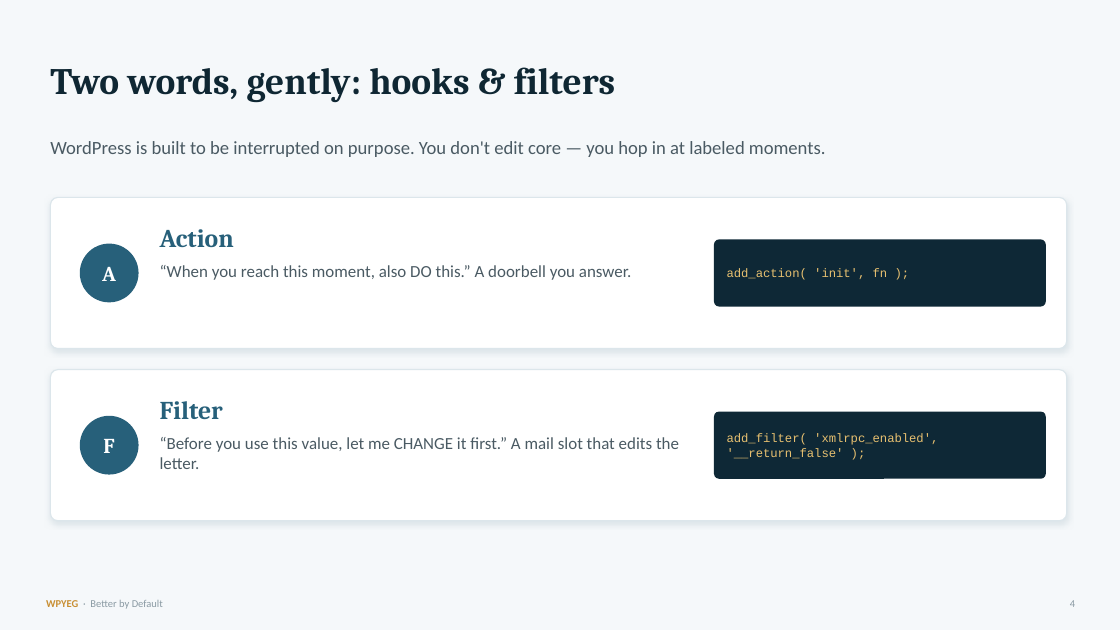
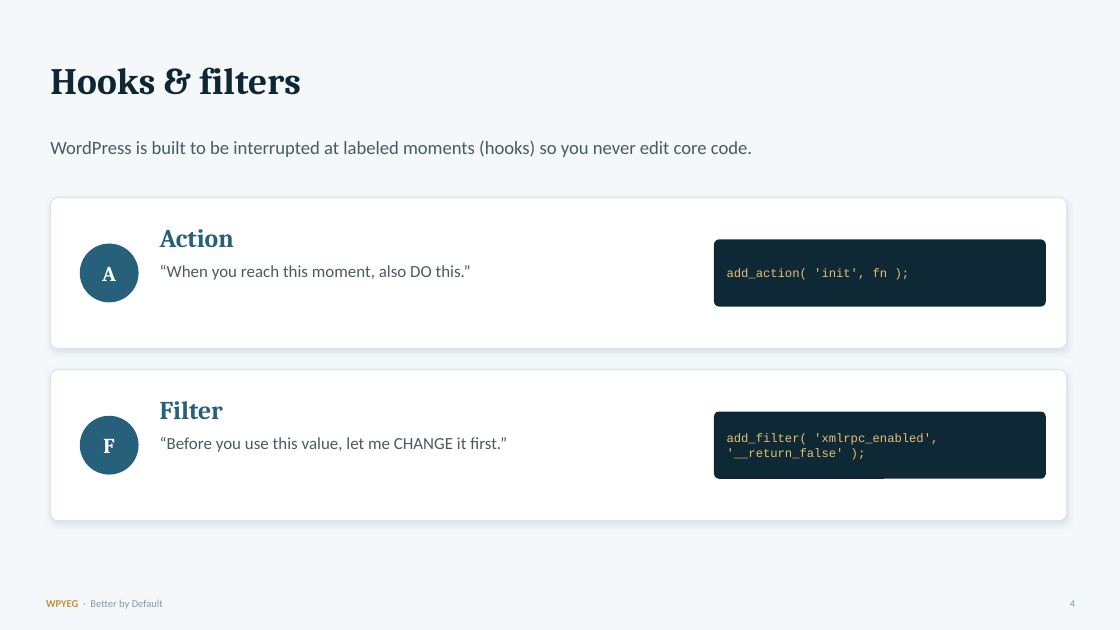
Before and after one commit to WPYEG/Better-by-Default, a slide deck: slide 4 of workshop/Better-by-Default.pptx. Drawn at 1120x630 pixels with LibreOffice and Linux fonts; fonts in the diff are those of the drawing. Boxes give left, top, right and bottom in pixels: in the first picture for what was removed or moved away, otherwise in the second. Text is boxed around its words. In the diff, an @@ line names an element or a change of style, - is before the commit and + after.

```diff
--- a/workshop/Better-by-Default.pptx
+++ b/workshop/Better-by-Default.pptx
@@ text at (50,67,300,95): text changed @@
-Two words, gently: hooks & filters
+Hooks & filters
@@ text at (50,140,752,157): text changed @@
-WordPress is built to be interrupted on purpose. You don't edit core — you hop in at labeled moments.
+WordPress is built to be interrupted at labeled moments (hooks) so you never edit core code.
@@ text at (160,265,471,280): text changed @@
-“When you reach this moment, also DO this.” A doorbell you answer.
+“When you reach this moment, also DO this.”
@@ text at (160,437,507,452): text changed @@
-“Before you use this value, let me CHANGE it first.” A mail slot that edits the letter.
+“Before you use this value, let me CHANGE it first.”
```
Also in this commit, not shown: 20 other slides changed, 11 other files.
